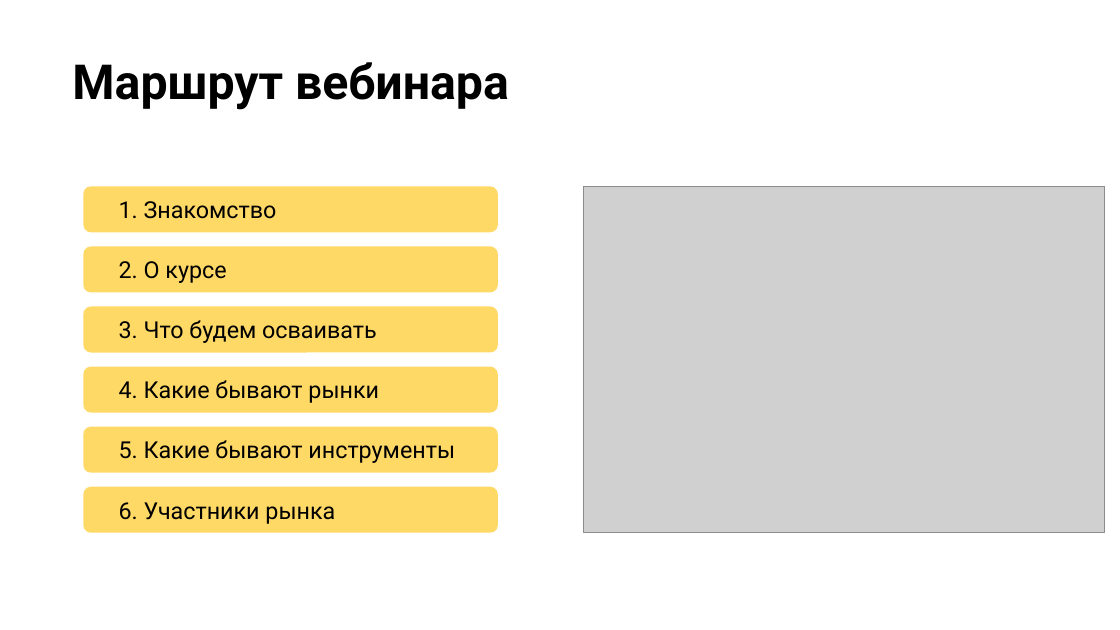
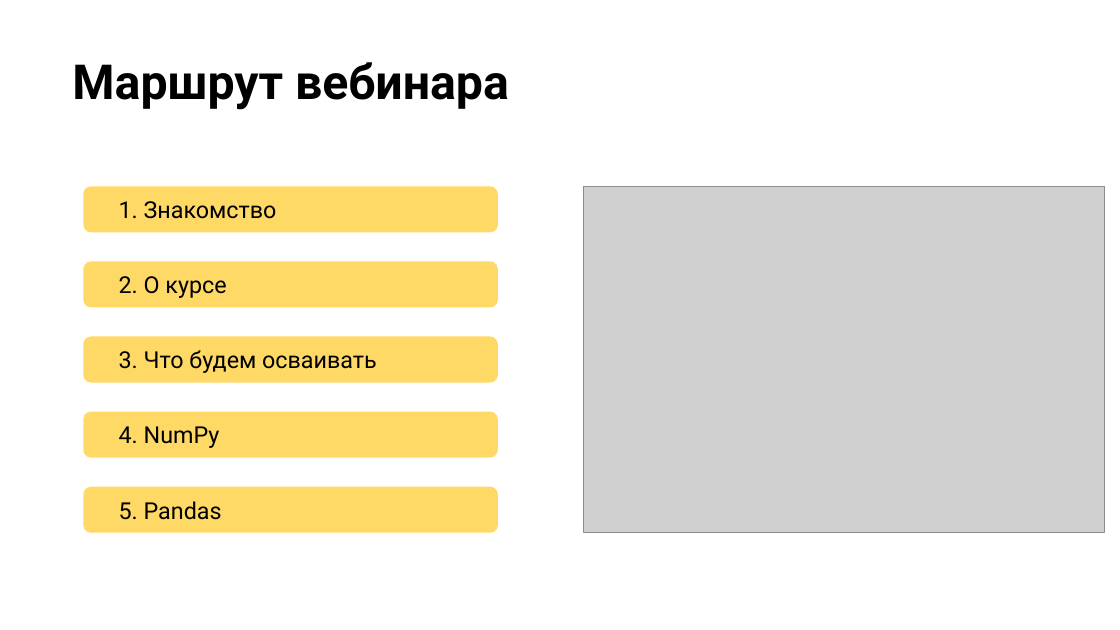
Before and after one commit to stureiko/Otus_lectures, a slide deck: slide 4 of FinML/01 - Intro/Presentation/01 - Intro.pptx. Drawn at 1120x630 pixels with LibreOffice and Linux fonts; fonts in the diff are those of the drawing; grey boxes stand for pictures; background and template pictures are left out. Boxes give left, top, right and bottom in pixels: in the first picture for what was removed or moved away, otherwise in the second. Text is boxed around its words. In the diff, an @@ line names an element or a change of style, - is before the commit and + after.

```diff
--- a/FinML/01 - Intro/Presentation/01 - Intro.pptx
+++ b/FinML/01 - Intro/Presentation/01 - Intro.pptx
@@ rounded rectangle "2. О курсе": place and size @@
-rounded rectangle "2. О курсе" at [83, 246, 497, 292]
+rounded rectangle "2. О курсе" at [83, 261, 497, 307]
@@ rounded rectangle "3. Что будем осваивать": place and size @@
-rounded rectangle "3. Что будем осваивать" at [83, 307, 497, 353]
+rounded rectangle "3. Что будем осваивать" at [83, 336, 497, 382]
@@ rounded rectangle "4. NumPy": place and size @@
-rounded rectangle "4. NumPy" at [83, 366, 497, 412]
+rounded rectangle "4. NumPy" at [83, 411, 497, 457]
@@ text in rounded rectangle at [119, 426, 220, 448]: text changed @@
-4. Какие бывают рынки
+4. NumPy
@@ rounded rectangle "5. Pandas": place and size @@
-rounded rectangle "5. Pandas" at [83, 427, 497, 473]
+rounded rectangle "5. Pandas" at [83, 487, 497, 533]
@@ rounded rectangle removed at [83, 487, 497, 533] @@
-6. Участники рынка
@@ text in rounded rectangle at [119, 501, 222, 520]: text changed @@
-5. Какие бывают инструменты
+5. Pandas
```
Also in this commit, not shown: 8 other slides changed, 10 slides added, 9 slides removed, 44 other files.
